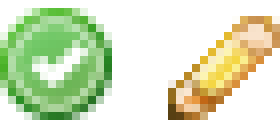
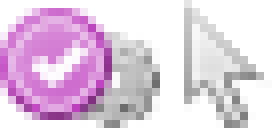
Two versions of the same layered image (280x128). Layer-by-layer changes:
added layer "PM Lektoriert" above "Unverändert" over box(0, 8, 112, 120)
showed "Unverändert" over box(184, 0, 272, 128)
hid "bearbeitet" over box(168, 16, 280, 120)
hid "Lektoriert" over box(0, 8, 112, 120)
showed "Auto" over box(64, 32, 160, 128)
